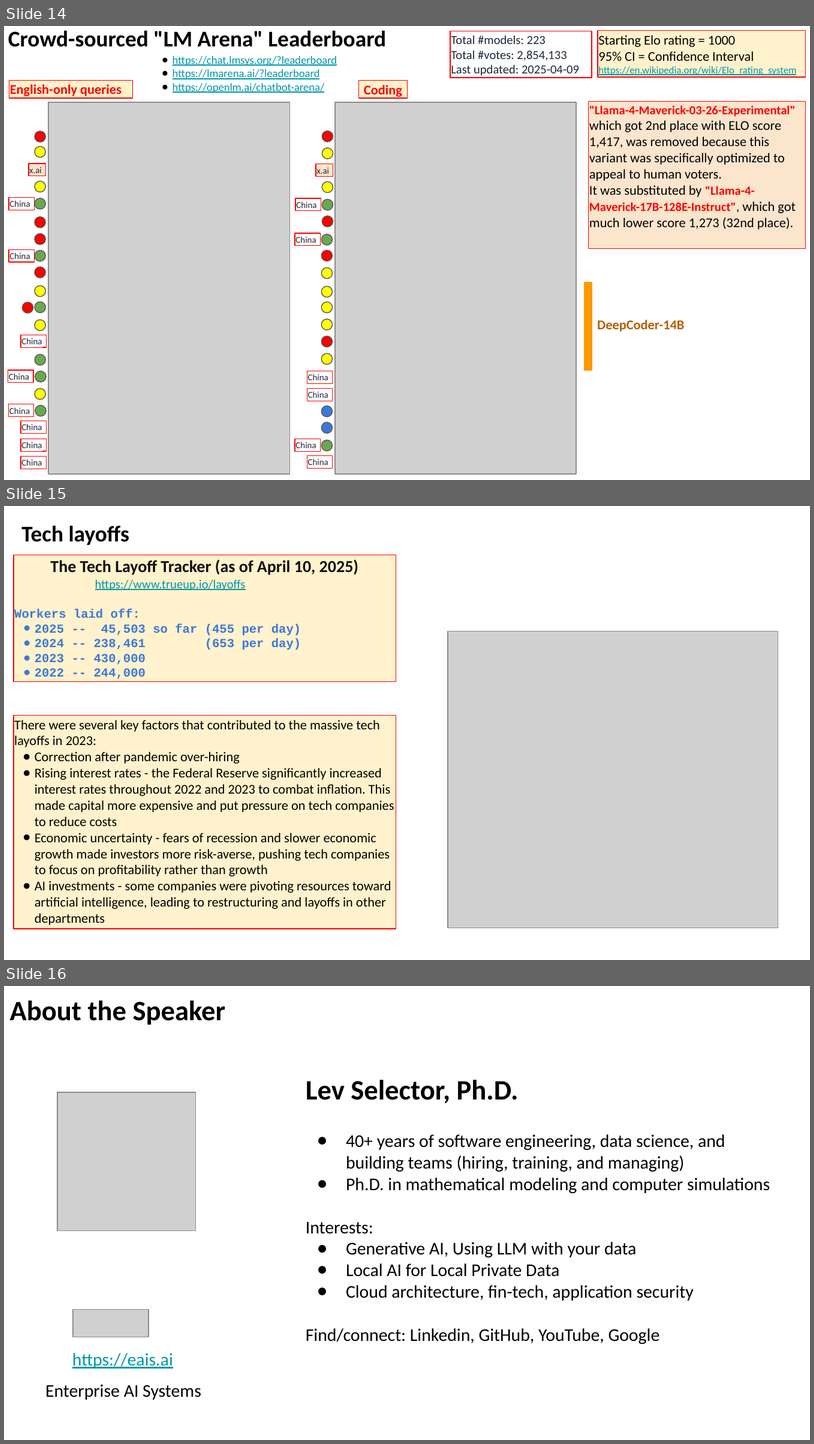
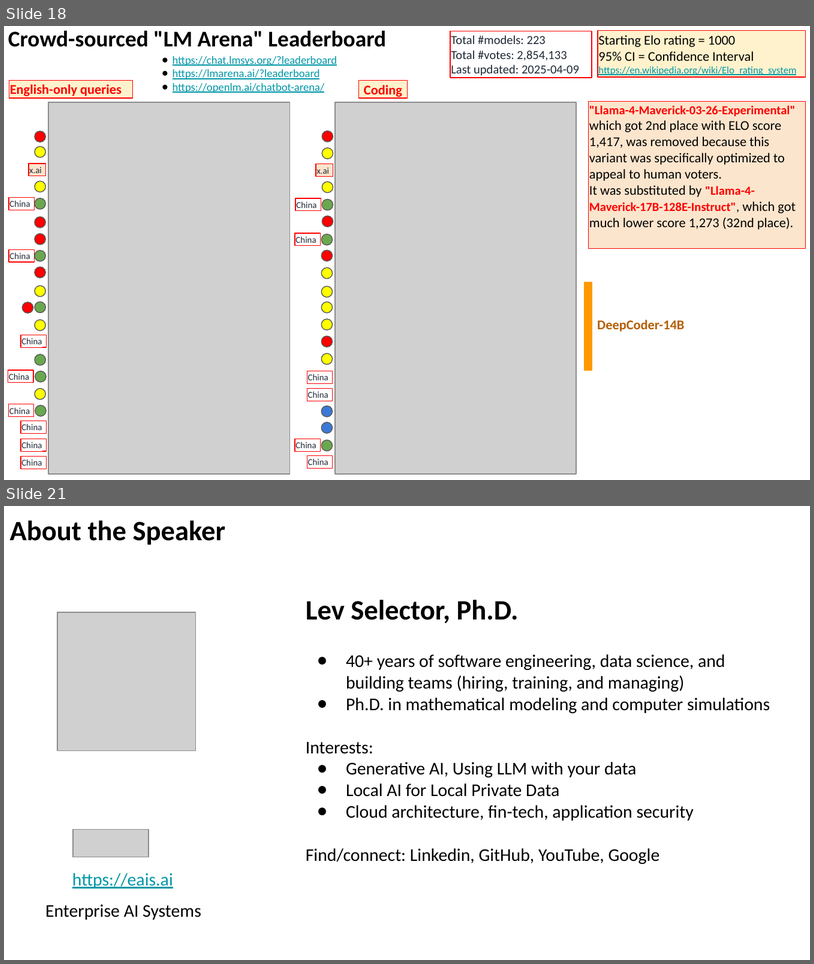
Before and after one commit to lselector/seminar, a slide deck: 2025/2025-04-18-AI-Updates.pptx. Shown one above the other, each under a label of ours: slides 14, 15 and 16 before the commit, slides 18 and 21 after it; the slides between them are not shown. The pictures are 814x1444 and 814x964 pixels, drawn with LibreOffice and Linux fonts; fonts in the diff are those of the drawing; grey boxes stand for pictures. Boxes give left, top, right and bottom in pixels: in the first picture for what was removed or moved away, otherwise in the second. Text is boxed around its words. In the diff, an @@ line names an element or a change of style, - is before the commit and + after.

```diff
--- a/2025/2025-04-18-AI-Updates.pptx
+++ b/2025/2025-04-18-AI-Updates.pptx
@@ slide 15 removed at [4, 506, 810, 960], background #FFFFFF @@
@@ text removed at [21, 525, 129, 545] @@
-Tech layoffs
@@ rectangle removed at [14, 555, 396, 682] @@
-The Tech Layoff Tracker (as of April 10, 2025)
-https://www.trueup.io/layoffs
-Workers laid off:
-● 2025 -- 45,503 so far (455 per day)
-● 2024 -- 238,461 (653 per day)
-● 2023 -- 430,000
-● 2022 -- 244,000
@@ picture removed at [449, 631, 778, 928] @@
@@ rectangle removed at [14, 715, 396, 928] @@
-There were several key factors that contributed to the massive tech layoffs in 2023:
-● Correction after pandemic over-hiring
-● Rising interest rates - the Federal Reserve significantly increased interest rates throughout 2022 and 2023 to combat inflation. This made capital more expensive and put pressure on tech companies to reduce costs
-● Economic uncertainty - fears of recession and slower economic growth made investors more risk-averse, pushing tech companies to focus on profitability rather than growth
-● AI investments - some companies were pivoting resources toward artificial intelligence, leading to restructuring and layoffs in other departments
@@ what was slide 14 is now slide 18 @@
@@ what was slide 16 is now slide 21 @@
```
Also in this commit, not shown: 5 slides changed, 7 slides added, 1 other slide removed.
